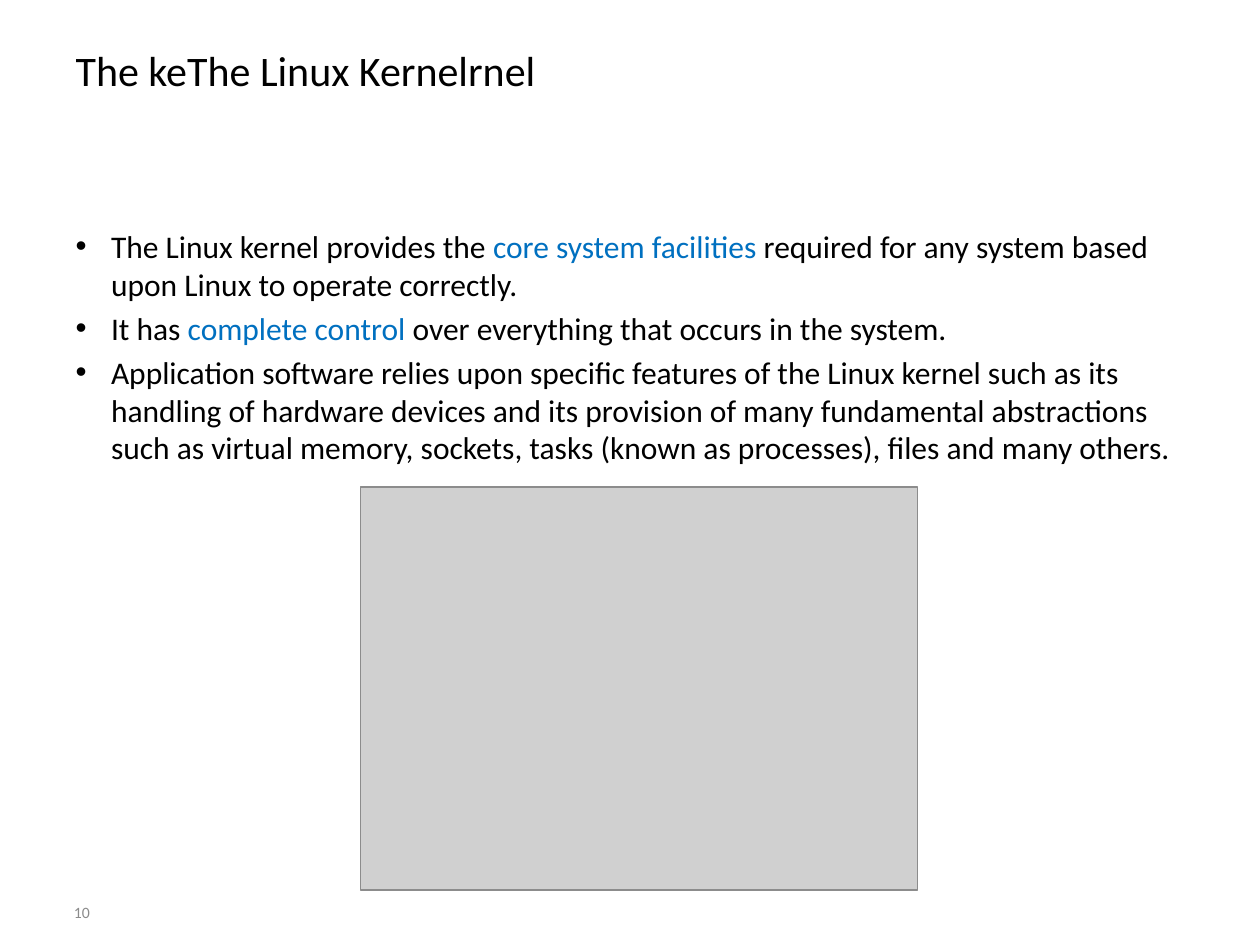
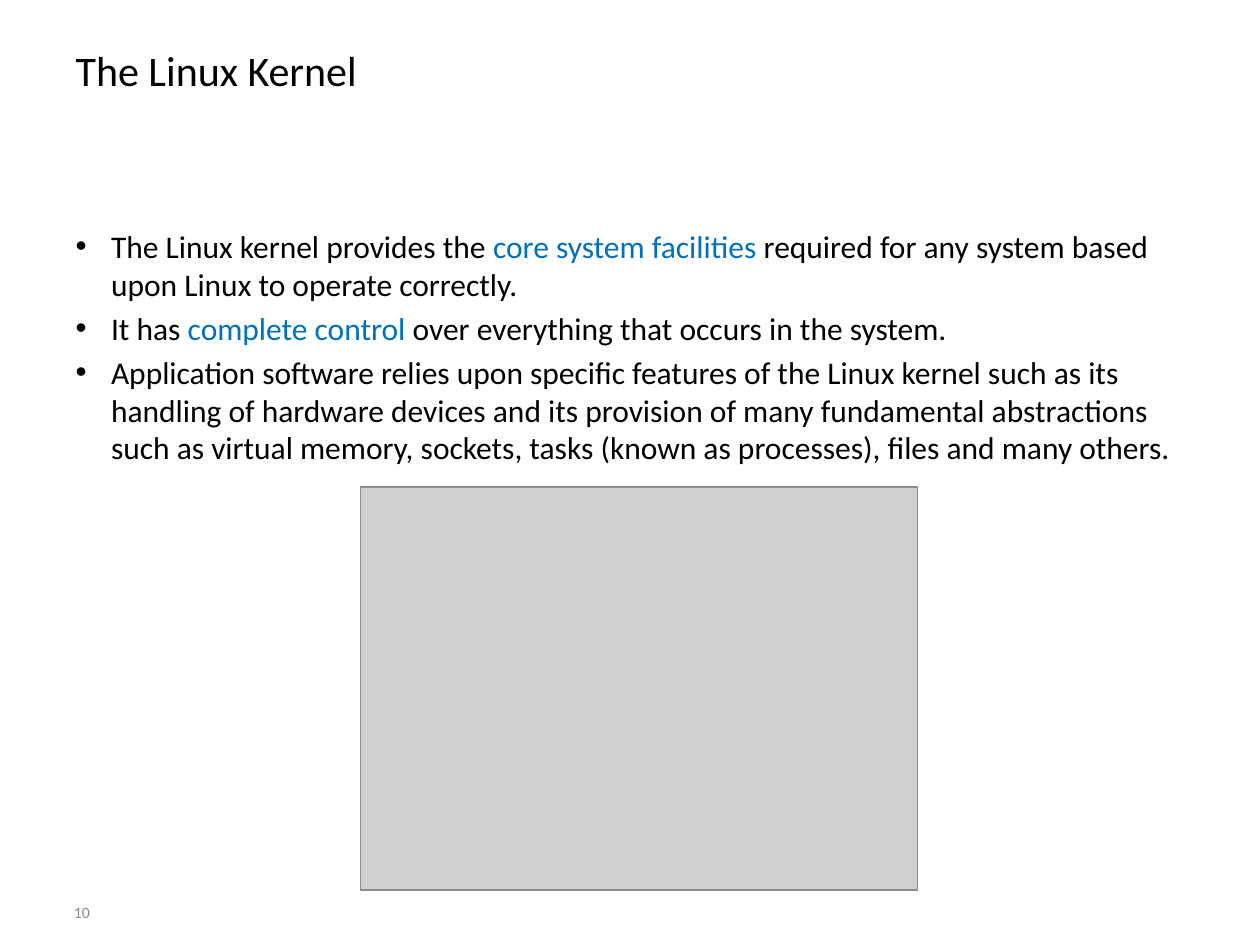
Before and after one commit to BioBoost/multimediatechnieken, a slide deck: slide 10 of slides/introduction_to_linux.pptx. Drawn at 1260x945 pixels with LibreOffice and Linux fonts; fonts in the diff are those of the drawing; grey boxes stand for pictures; background and template pictures are left out. Boxes give left, top, right and bottom in pixels: in the first picture for what was removed or moved away, otherwise in the second. Text is boxed around its words. In the diff, an @@ line names an element or a change of style, - is before the commit and + after.

```diff
--- a/slides/introduction_to_linux.pptx
+++ b/slides/introduction_to_linux.pptx
@@ title at (76, 56, 357, 87): text changed @@
-The keThe Linux Kernelrnel
+The Linux Kernel
```
Also in this commit, not shown: 2 other files.
